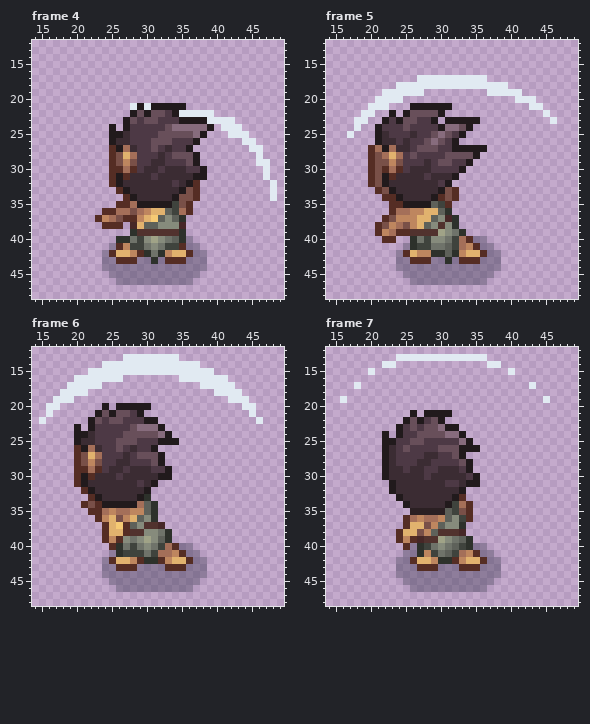
A pixel-art file gets an edit: Assets/Imported/Swordsmen/asperite_no_sword/Swordsman_lvl1_Attack/Swordsman_lvl1_attack_back.aseprite. Above, as it was before the edit.
64x64 pixels, 8 frames. Shown: frame 4: x 14..49, y 12..48; frame 5: x 14..49, y 12..48; frame 6: x 14..49, y 12..48; frame 7: x 14..49, y 12..48.
Once edited:
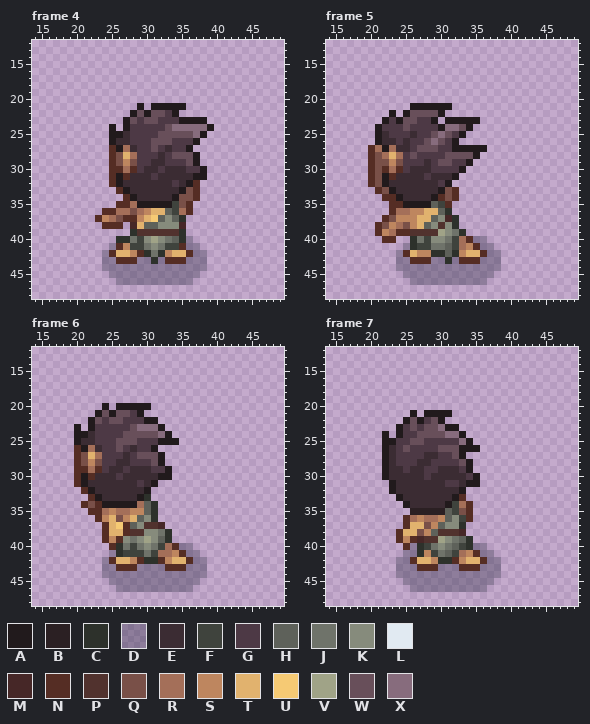
Palette (. is transparent): A #211a1c  B #2b2023  C #2d312b  D #28293f59  E #3b2c33  F #3f433d  G #4d3945  H #5e615a  J #6f736a  K #868b7c  L #e1eaf2  M #462727  N #552d24  P #51322e  Q #795048  R #a46f59  S #be865f  T #e1b26e  U #f6ca74  V #a0a387  W #684f5a  X #876c7d
The edit:
layer "swing" now hidden
Frame 4:
y 21: x 28 L -> .; x 30 L -> .
y 22: x 35..39 LLLLL -> .....
y 23: x 39..42 LLLL -> ....
y 24: x 41..43 LLL -> ...
y 25: x 42..44 LLL -> ...
y 26: x 44..45 LL -> ..
y 27: x 45..46 LL -> ..
y 28: x 46 L -> .
y 29: x 46..47 LL -> ..
y 30..31: x 47 L -> .
y 32..34: x 48 L -> .
Frame 5:
y 17: x 27..36 LLLLLLLLLL -> ..........
y 18: x 24..39 LLLLLLLLLLLLLLLL -> ................
y 19: x 22..27 LLLLLL -> ......; x 37..41 LLLLL -> .....
y 20: x 21..24 LLLL -> ....; x 41..43 LLL -> ...
y 21: x 20..22 LLL -> ...; x 43..44 LL -> ..
y 22: x 19..20 LL -> ..; x 45 L -> .
y 23: x 18..19 LL -> ..; x 46 L -> .
y 24: x 18 L -> .
y 25: x 17 L -> .
Frame 6:
y 13: x 27..34 LLLLLLLL -> ........
y 14: x 24..37 LLLLLLLLLLLLLL -> ..............
y 15: x 22..39 LLLLLLLLLLLLLLLLLL -> ..................
y 16: x 20..26 LLLLLLL -> .......; x 35..41 LLLLLLL -> .......
y 17: x 19..23 LLLLL -> .....; x 38..42 LLLLL -> .....
y 18: x 18..21 LLLL -> ....; x 40..43 LLLL -> ....
y 19: x 17..19 LLL -> ...; x 42..44 LLL -> ...
y 20: x 16..17 LL -> ..; x 44..45 LL -> ..
y 21: x 16 L -> .; x 45 L -> .
y 22: x 15 L -> .; x 46 L -> .
Frame 7:
y 13: x 24..36 LLLLLLLLLLLLL -> .............
y 14: x 22..23 LL -> ..; x 37..38 LL -> ..
y 15: x 20 L -> .; x 40 L -> .
y 17: x 18 L -> .; x 43 L -> .
y 19: x 16 L -> .; x 45 L -> .
Changed places in both pictures, as pixel boxes (x1, y1, x2, y2):
erased: (130, 103, 151, 110)
erased: (179, 110, 277, 201)
erased: (347, 75, 557, 138)
erased: (39, 354, 263, 424)
erased: (340, 354, 550, 403)
